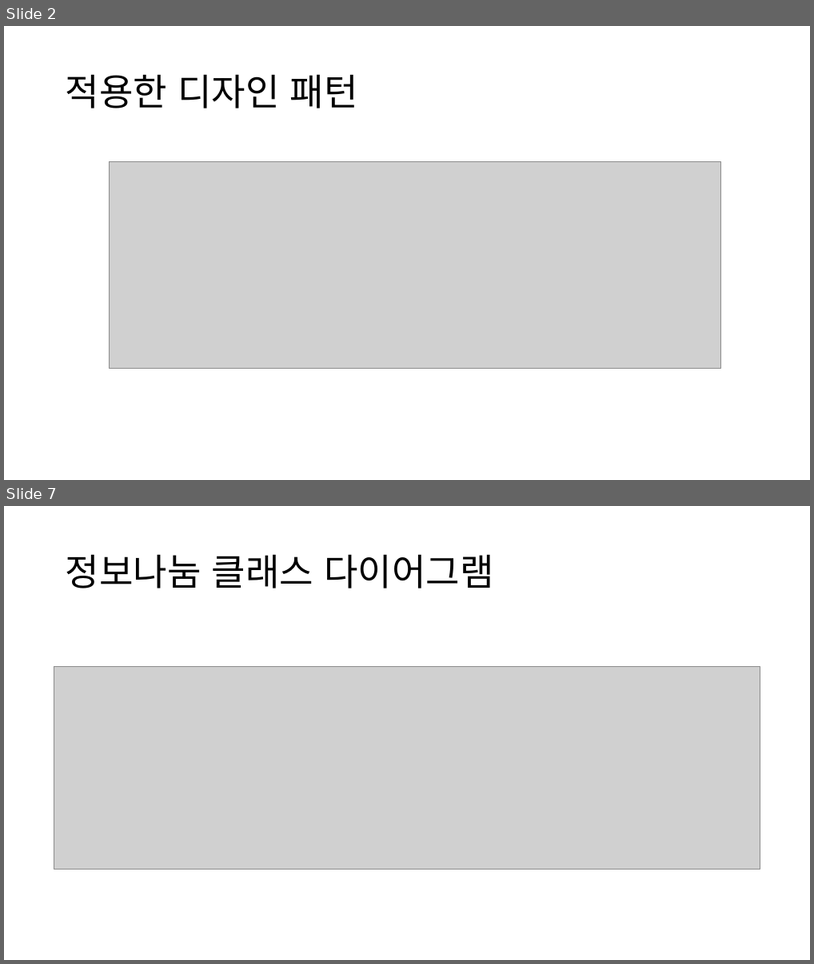
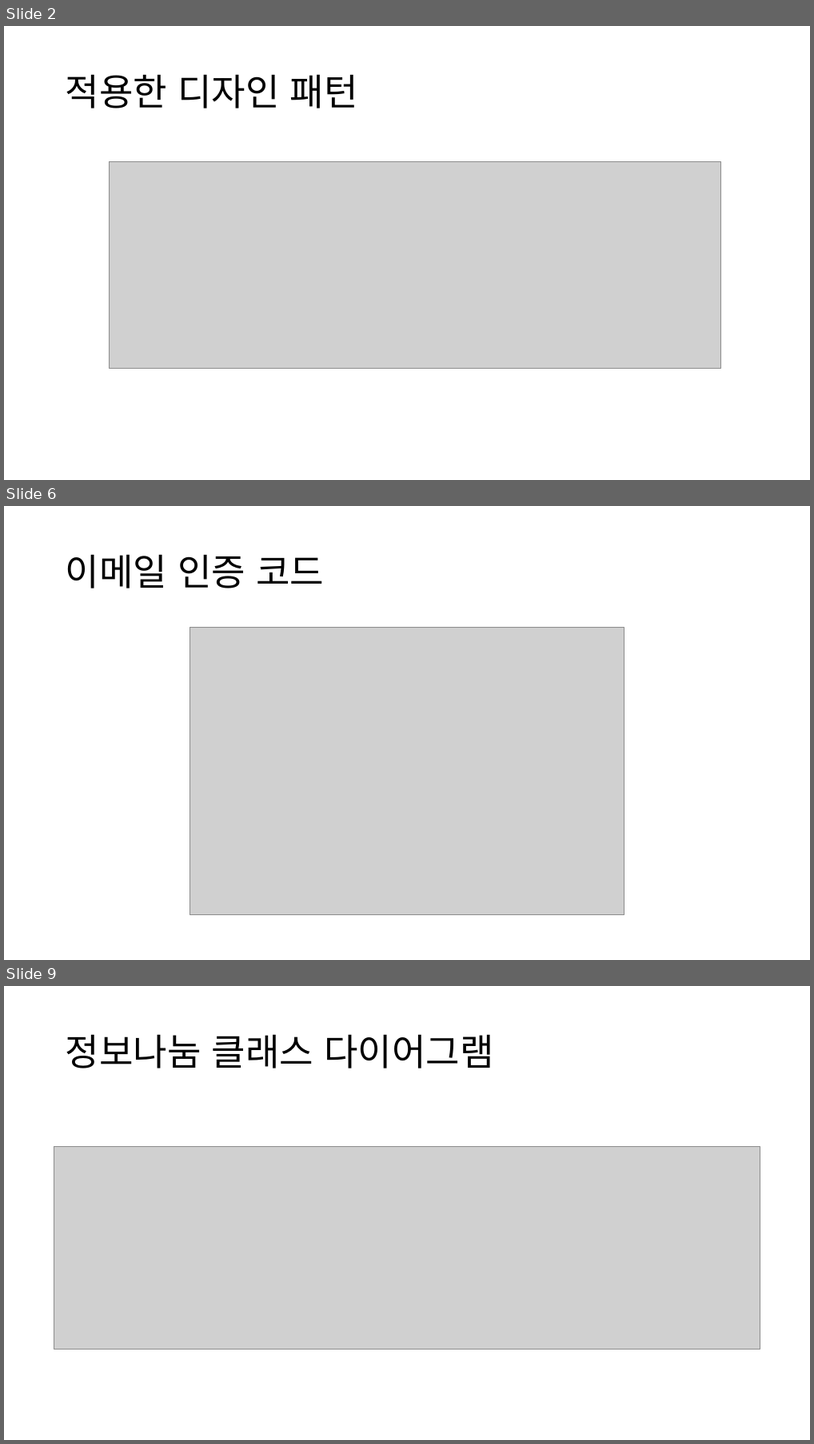
Before and after one commit to DrawGreen2021/Presentation, a slide deck: 최종발표/최종발표 PPT_백엔드.pptx. Shown one above the other, each under a label of ours: slides 2 and 7 before the commit, slides 2, 6 and 9 after it; the slides between them are not shown. The pictures are 814x964 and 814x1444 pixels, drawn with LibreOffice and Linux fonts; fonts in the diff are those of the drawing; grey boxes stand for pictures. Boxes give left, top, right and bottom in pixels: in the first picture for what was removed or moved away, otherwise in the second. Text is boxed around its words. In the diff, an @@ line names an element or a change of style, - is before the commit and + after.

```diff
--- a/최종발표/최종발표 PPT_백엔드.pptx
+++ b/최종발표/최종발표 PPT_백엔드.pptx
@@ slide 6 added at (4, 506, 810, 960), background #FFFFFF @@
@@ title added at (66, 554, 324, 588), 44 pt, text #000000 @@
+이메일 인증 코드
@@ picture added at (190, 627, 625, 915) @@
@@ what was slide 7 is now slide 9 @@
```
Also in this commit, not shown: 5 slides changed, 2 other slides added, 1 other file.
